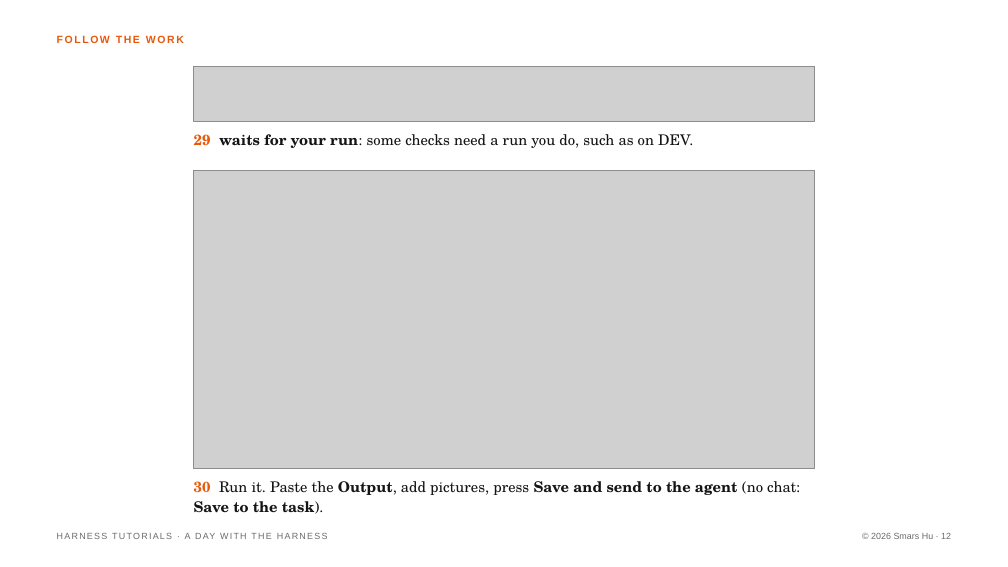
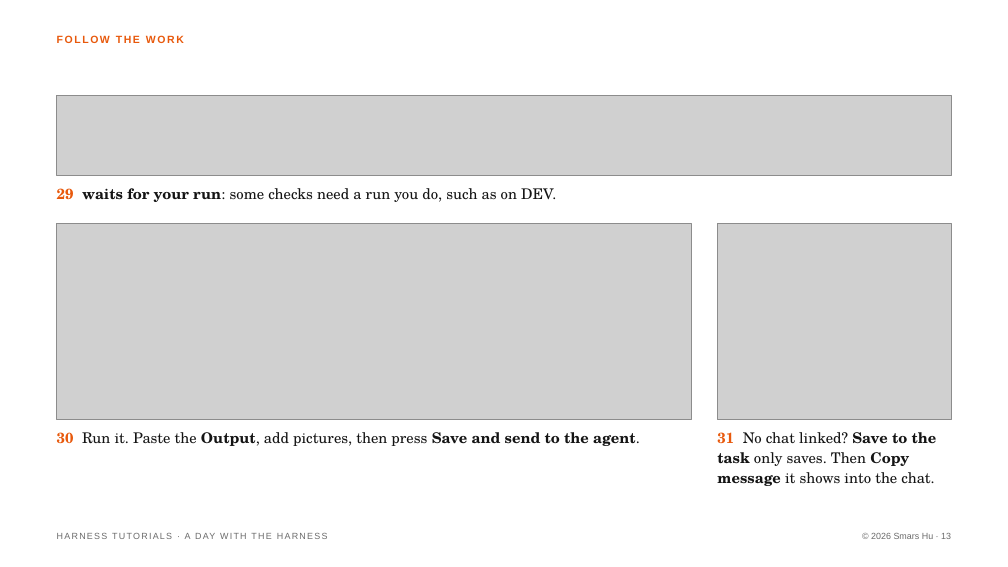
Before and after one commit to Smars-Bin-Hu/ai-exploration, a slide deck: slide 13 of source/tutorials/1_day.pptx (slide 12 before the commit). Drawn at 1008x567 pixels with LibreOffice and Linux fonts; fonts in the diff are those of the drawing; grey boxes stand for pictures. Boxes give left, top, right and bottom in pixels: in the first picture for what was removed or moved away, otherwise in the second. Text is boxed around its words. In the diff, an @@ line names an element or a change of style, - is before the commit and + after.

```diff
--- a/source/tutorials/1_day.pptx
+++ b/source/tutorials/1_day.pptx
@@ picture: place and size @@
-picture at (194,67,814,122)
+picture at (57,96,951,175)
@@ picture removed at (194,170,814,469) @@
@@ text "29 waits for your run: ...": place and size @@
-text "29 waits for your run: ..." at (194,134,693,148)
+text "29 waits for your run: ..." at (57,188,556,202)
@@ picture added at (57,224,691,420) @@
@@ picture added at (718,224,951,420) @@
@@ text at (57,432,640,446): text changed; bold off @@
-30 Run it. Paste the Output, add pictures, press Save and send to the agent (no chat: Save to the task).
+30 Run it. Paste the Output, add pictures, then press Save and send to the agent.
@@ text added at (717,432,937,486), 14 pt, text #141414 @@
+31 No chat linked? Save to the task only saves. Then Copy message it shows into the chat.
```
Also in this commit, not shown: 10 other slides changed, 1 slide added, 3 other files.
